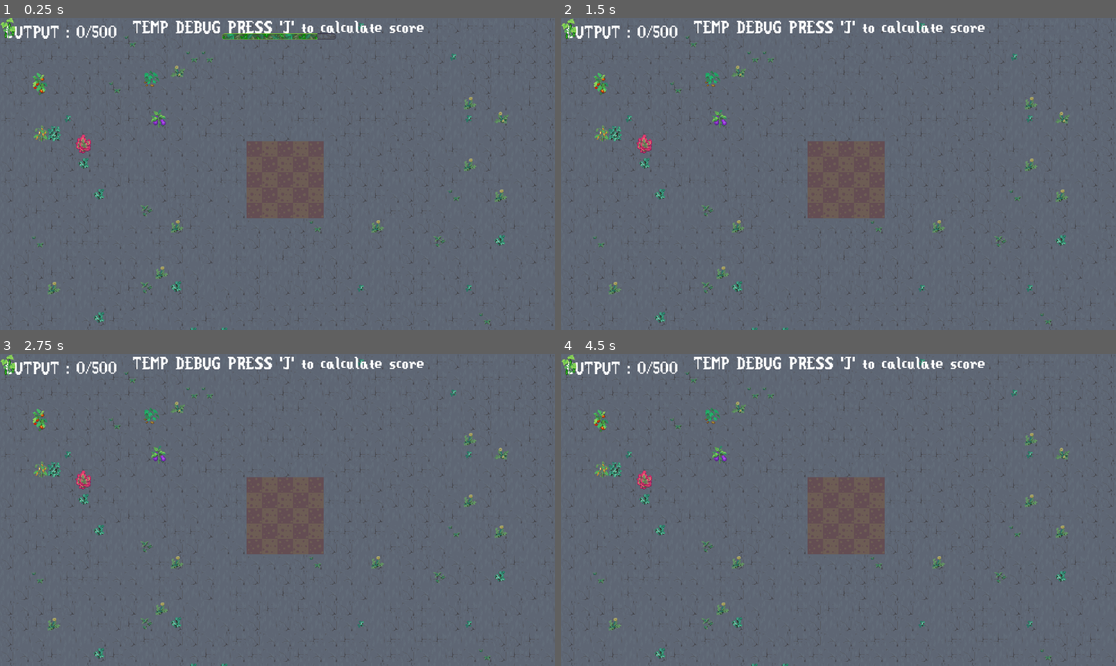
Above: before the commit, frames 1-4 (two rows, left to right).
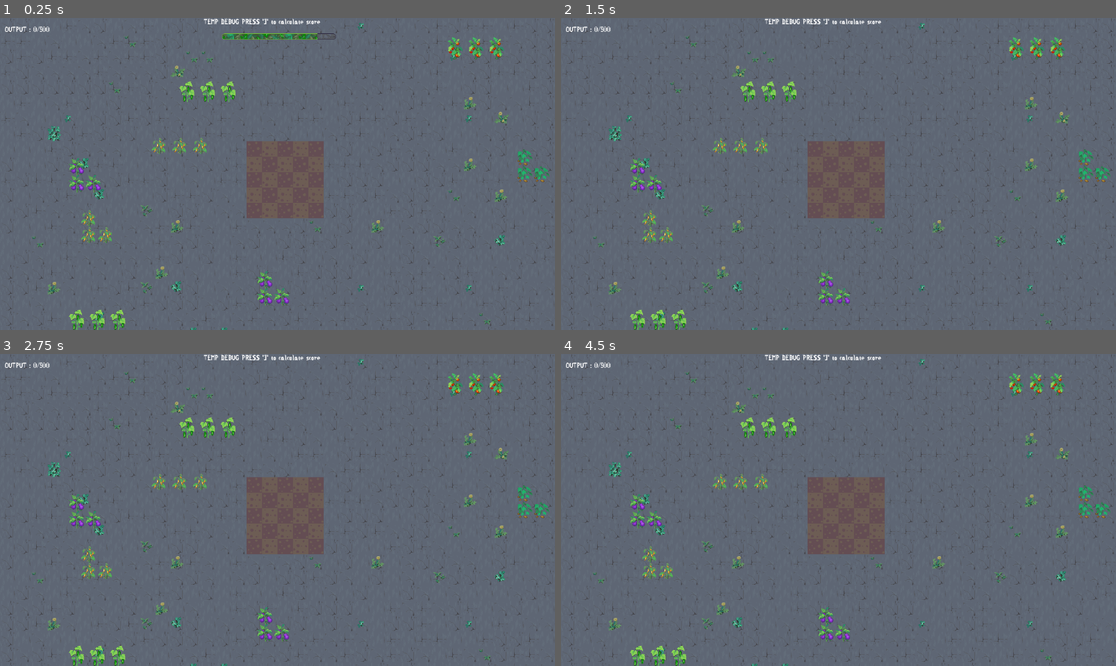
Above: after the commit, the same moments.

Repository: Ihmayor/Growup_GameJam_2025
Game: Godot game, scene res://main_garden.tscn
Same seed, same stepped clock (60 frames per second), same inputs: the game is played once before the commit and once after it.
Inputs (mouse positions are in pixels of both pictures, inside the frame that each line leads up to):
- Up to frame 1 (0.25 s): no input
- Up to frame 2 (1.5 s): tap J (test_calculate, bound only after the commit) at 0.5, 0.8, 1.25, 1.35 s; move the mouse to (566, 30) at 0.52 s; hold E (rotate_right) 0.53-1.28 s; hold Right mouse button (Shovel) 0.53-1.28 s; move the mouse to (566, 30) at 1.27 s; hold Q (rotate_left) from 1.28 s (still down)
- Up to frame 3 (2.75 s): right-click (5, 366) at 1.55 s; tap J (test_calculate, bound only after the commit) at 2, 2.3 s; move the mouse to (149, 416) at 2.02 s; release Q (rotate_left) at 2.03 s; hold E (rotate_right) from 2.03 s (still down); hold Right mouse button (Shovel) from 2.03 s (still down)
- Up to frame 4 (4.5 s): tap J (test_calculate, bound only after the commit) at 2.75, 3.5 s; move the mouse to (710, 416) at 2.77 s; release Right mouse button (Shovel) at 2.78 s; click (710, 416) at 2.85 s; right-click (710, 416) at 3.05 s; move the mouse to (599, 422) at 3.52 s; release E (rotate_right) at 3.53 s; hold J (test_calculate, bound only after the commit) 3.53-4.28 s; hold Q (rotate_left) from 3.53 s (still down); move the mouse to (599, 422) at 4.27 s; right-click (599, 422) at 4.35 s

The runs differ from the first frame. In frame 1, 3.7% of the frame differs, in the area x 0-99%, y 0-100%; in frame 2, 3.7%; in frame 3, 3.7%; in frame 4, 3.7%.

Commit message:
Loads trominos on runtime

Diff:
--- a/grow_up_game_jam_2025/CurveTromino.tscn
+++ /dev/null
@@ -1,26 +0,0 @@
-[gd_scene load_steps=5 format=3 uid="uid://babwb0hbuflxg"]
-
-[ext_resource type="PackedScene" uid="uid://clcpi0nnnycif" path="res://scenes/Plant.tscn" id="1_87f1h"]
-[ext_resource type="PackedScene" uid="uid://b7ohs74b7dwdn" path="res://scenes/Flower.tscn" id="2_dej1l"]
-
-[sub_resource type="RectangleShape2D" id="RectangleShape2D_qodtd"]
-size = Vector2(28, 72)
-
-[sub_resource type="RectangleShape2D" id="RectangleShape2D_87f1h"]
-size = Vector2(42, 35)
-
-[node name="TextureRect2" instance=ExtResource("1_87f1h")]
-
-[node name="CollisionShape2D" parent="Area2D" index="0"]
-position = Vector2(17, -8)
-shape = SubResource("RectangleShape2D_qodtd")
-
-[node name="CollisionShape2D2" type="CollisionShape2D" parent="Area2D" index="1"]
-position = Vector2(53, 10.5)
-shape = SubResource("RectangleShape2D_87f1h")
-
-[node name="Flower2" parent="Images" index="1" instance=ExtResource("2_dej1l")]
-position = Vector2(43, 0)
-
-[node name="Flower3" parent="Images" index="2" instance=ExtResource("2_dej1l")]
-position = Vector2(0, -37)
--- a/grow_up_game_jam_2025/LineTromino.tscn
+++ /dev/null
@@ -1,21 +0,0 @@
-[gd_scene load_steps=5 format=3 uid="uid://cm4d04vosg7o0"]
-
-[ext_resource type="PackedScene" uid="uid://clcpi0nnnycif" path="res://scenes/Plant.tscn" id="1_n7a2i"]
-[ext_resource type="Resource" uid="uid://b7kpi1wb3pw1o" path="res://scripts/resources/plant_data/Cucumber.tres" id="2_ag33v"]
-[ext_resource type="PackedScene" uid="uid://b7ohs74b7dwdn" path="res://scenes/Flower.tscn" id="3_hp2w7"]
-
-[sub_resource type="RectangleShape2D" id="RectangleShape2D_ro8ds"]
-size = Vector2(101, 35)
-
-[node name="TextureRect2" instance=ExtResource("1_n7a2i")]
-plant_data = ExtResource("2_ag33v")
-
-[node name="CollisionShape2D" parent="Area2D" index="0"]
-position = Vector2(16.5, 10.5)
-shape = SubResource("RectangleShape2D_ro8ds")
-
-[node name="Flower2" parent="Images" index="1" instance=ExtResource("3_hp2w7")]
-position = Vector2(-43, 0)
-
-[node name="Flower3" parent="Images" index="2" instance=ExtResource("3_hp2w7")]
-position = Vector2(43, 0)
--- a/grow_up_game_jam_2025/main_garden.tscn
+++ b/grow_up_game_jam_2025/main_garden.tscn
@@ -2,12 +2,12 @@
 
 [ext_resource type="Script" uid="uid://wihnhlq7pyh2" path="res://GameManager.gd" id="1_63p7w"]
 [ext_resource type="PackedScene" uid="uid://bbv1r3rtxaboq" path="res://scenes/GardenUI.tscn" id="1_ie1wt"]
-[ext_resource type="Resource" uid="uid://dknowm460oe3b" path="res://scripts/resources/Level.tres" id="2_56tkj"]
+[ext_resource type="Resource" uid="uid://dknowm460oe3b" path="res://scripts/Resources/Level.tres" id="2_56tkj"]
 [ext_resource type="Script" uid="uid://blqsq45frkw4" path="res://hud.gd" id="2_j5ia0"]
-[ext_resource type="Resource" uid="uid://cyji6a6nuw4ro" path="res://scripts/resources/player_data.tres" id="3_7j0uk"]
-[ext_resource type="Theme" uid="uid://be0cfe1malgy4" path="res://scripts/resources/Theme/Main_Theme.tres" id="5_0xhk5"]
+[ext_resource type="Resource" uid="uid://cyji6a6nuw4ro" path="res://scripts/Resources/player_data.tres" id="3_7j0uk"]
+[ext_resource type="Theme" uid="uid://be0cfe1malgy4" path="res://scripts/Resources/Theme/Main_Theme.tres" id="5_0xhk5"]
 [ext_resource type="PackedScene" uid="uid://dmhe7nvh3gme7" path="res://scenes/UI/timer_progress_bar.tscn" id="6_0xhk5"]
-[ext_resource type="TileSet" uid="uid://d1g51ptji4qmm" path="res://scripts/resources/main_tile_set.tres" id="7_vqwtp"]
+[ext_resource type="TileSet" uid="uid://d1g51ptji4qmm" path="res://scripts/Resources/main_tile_set.tres" id="7_vqwtp"]
 
 [node name="Node2D" type="Node2D"]
 script = ExtResource("1_63p7w")
--- a/grow_up_game_jam_2025/project.godot
+++ b/grow_up_game_jam_2025/project.godot
@@ -30,6 +30,11 @@
 
 [input]
 
+rotate_clockwise={
+"deadzone": 0.2,
+"events": [Object(InputEventKey,"resource_local_to_scene":false,"resource_name":"","device":-1,"window_id":0,"alt_pressed":false,"shift_pressed":false,"ctrl_pressed":false,"meta_pressed":false,"pressed":false,"keycode":0,"physical_keycode":69,"key_label":0,"unicode":101,"location":0,"echo":false,"script":null)
+]
+}
 rotate_right={
 "deadzone": 0.2,
 "events": [Object(InputEventKey,"resource_local_to_scene":false,"resource_name":"","device":-1,"window_id":0,"alt_press …(192 unchanged characters)…
@@ -45,12 +50,7 @@
 "events": [Object(InputEventMouseButton,"resource_local_to_scene":false,"resource_name":"","device":-1,"window_id":0,"a …(256 unchanged characters)…
 ]
 }
-rotate_clockwise={
-"deadzone": 0.2,
-"events": [Object(InputEventKey,"resource_local_to_scene":false,"resource_name":"","device":-1,"window_id":0,"alt_pressed":false,"shift_pressed":false,"ctrl_pressed":false,"meta_pressed":false,"pressed":false,"keycode":0,"physical_keycode":69,"key_label":0,"unicode":101,"location":0,"echo":false,"script":null)
-]
-}
-Shovel={
+test_calculate={
 "deadzone": 0.2,
 "events": [Object(InputEventKey,"resource_local_to_scene":false,"resource_name":"","device":-1,"window_id":0,"alt_press …(192 unchanged characters)…
 ]
--- a/grow_up_game_jam_2025/scenes/Flower.tscn
+++ b/grow_up_game_jam_2025/scenes/Flower.tscn
@@ -1,7 +1,7 @@
 [gd_scene load_steps=4 format=3 uid="uid://ck77k1kovy8d0"]
 
 [ext_resource type="Texture2D" uid="uid://cxgb3x1a713lc" path="res://Assets/Sprites/VegLettuceStanding.png" id="2_pk8at"]
-[ext_resource type="Script" path="res://scripts/resources/Placement/Plant.gd" id="2_sae6b"]
+[ext_resource type="Script" uid="uid://cmoj0c8ducou0" path="res://scripts/Resources/Placement/Plant.gd" id="2_sae6b"]
 
 [sub_resource type="RectangleShape2D" id="RectangleShape2D_sae6b"]
 size = Vector2(26, 22)
--- a/grow_up_game_jam_2025/scenes/GardenUI.tscn
+++ b/grow_up_game_jam_2025/scenes/GardenUI.tscn
@@ -1,15 +1,15 @@
 [gd_scene load_steps=15 format=3 uid="uid://bbv1r3rtxaboq"]
 
 [ext_resource type="Script" uid="uid://moxmumwfntxg" path="res://scenes/garden_grid.gd" id="1_rpbvd"]
-[ext_resource type="Theme" uid="uid://be0cfe1malgy4" path="res://scripts/resources/Theme/Main_Theme.tres" id="2_bwvbm"]
+[ext_resource type="Theme" uid="uid://be0cfe1malgy4" path="res://scripts/Resources/Theme/Main_Theme.tres" id="2_bwvbm"]
 [ext_resource type="Texture2D" uid="uid://dn30m6j3daakw" path="res://Assets/Sprites/Ground.png" id="3_nw0t6"]
-[ext_resource type="Resource" uid="uid://dq021g682x5hl" path="res://scripts/resources/plant_data/Tomato.tres" id="4_bwvbm"]
-[ext_resource type="Resource" uid="uid://b7kpi1wb3pw1o" path="res://scripts/resources/plant_data/Cucumber.tres" id="5_uidg8"]
-[ext_resource type="Resource" uid="uid://bt73q2gq4s313" path="res://scripts/resources/plant_data/Eggplant.tres" id="6_uidg8"]
-[ext_resource type="Resource" uid="uid://o54fv0lu1jdf" path="res://scripts/resources/plant_data/Lettuce.tres" id="7_hbwtr"]
-[ext_resource type="Resource" uid="uid://1mdl623pu2h5" path="res://scripts/resources/plant_data/Pepper.tres" id="8_c63eo"]
-[ext_resource type="Resource" uid="uid://c4ujxhrs1k5b" path="res://scripts/resources/plant_data/Potato.tres" id="9_pum5k"]
-[ext_resource type="PackedScene" uid="uid://dbqi327hovrg7" path="res://scenes/Plant.tscn" id="10_uidg8"]
+[ext_resource type="Resource" uid="uid://dq021g682x5hl" path="res://scripts/Resources/plant_data/Tomato.tres" id="4_bwvbm"]
+[ext_resource type="Resource" uid="uid://b7kpi1wb3pw1o" path="res://scripts/Resources/plant_data/Cucumber.tres" id="5_uidg8"]
+[ext_resource type="Script" uid="uid://drng3ht5od8gi" path="res://scripts/Resources/Plant.gd" id="6_hbwtr"]
+[ext_resource type="Resource" uid="uid://bt73q2gq4s313" path="res://scripts/Resources/plant_data/Eggplant.tres" id="6_uidg8"]
+[ext_resource type="Resource" uid="uid://o54fv0lu1jdf" path="res://scripts/Resources/plant_data/Lettuce.tres" id="7_hbwtr"]
+[ext_resource type="Resource" uid="uid://1mdl623pu2h5" path="res://scripts/Resources/plant_data/Pepper.tres" id="8_c63eo"]
+[ext_resource type="Resource" uid="uid://c4ujxhrs1k5b" path="res://scripts/Resources/plant_data/Potato.tres" id="9_pum5k"]
 
 [sub_resource type="AtlasTexture" id="AtlasTexture_bwvbm"]
 atlas = ExtResource("3_nw0t6")
@@ -39,6 +39,7 @@
 dark_planted_soil = SubResource("AtlasTexture_hbwtr")
 test = ExtResource("7_hbwtr")
 test2 = ExtResource("5_uidg8")
+all_plants = Array[ExtResource("6_hbwtr")]([ExtResource("5_uidg8"), ExtResource("6_uidg8"), ExtResource("7_hbwtr"), ExtResource("8_c63eo"), ExtResource("9_pum5k"), ExtResource("4_bwvbm")])
 
 [node name="GridContainer" type="GridContainer" parent="."]
 unique_name_in_owner = true
@@ -51,26 +52,3 @@
 size_flags_vertical = 6
 theme = ExtResource("2_bwvbm")
 columns = 5
-
-[node name="Cucumber" parent="." instance=ExtResource("10_uidg8")]
-position = Vector2(16, 21)
-
-[node name="Potato" parent="." instance=ExtResource("10_uidg8")]
-position = Vector2(314, 121)
-plant_data = ExtResource("9_pum5k")
-
-[node name="Tomato" parent="." instance=ExtResource("10_uidg8")]
-position = Vector2(83, 135)
-plant_data = ExtResource("4_bwvbm")
-
-[node name="Eggplant" parent="." instance=ExtResource("10_uidg8")]
-position = Vector2(329, 205)
-plant_data = ExtResource("6_uidg8")
-
-[node name="Pepper" parent="." instance=ExtResource("10_uidg8")]
-position = Vector2(85, 235)
-plant_data = ExtResource("8_c63eo")
-
-[node name="Lettuce" parent="." instance=ExtResource("10_uidg8")]
-position = Vector2(173, 259)
-plant_data = ExtResource("7_hbwtr")
--- a/grow_up_game_jam_2025/scenes/Plant.tscn
+++ b/grow_up_game_jam_2025/scenes/Plant.tscn
@@ -1,7 +1,7 @@
 [gd_scene load_steps=5 format=3 uid="uid://dbqi327hovrg7"]
 
-[ext_resource type="Script" uid="uid://d1yo41m5b6amx" path="res://scripts/resources/Placement/Place.gd" id="1_hjoi0"]
-[ext_resource type="Resource" uid="uid://b7kpi1wb3pw1o" path="res://scripts/resources/plant_data/Cucumber.tres" id="2_0app1"]
+[ext_resource type="Script" uid="uid://d1yo41m5b6amx" path="res://scripts/Resources/Placement/Place.gd" id="1_hjoi0"]
+[ext_resource type="Resource" uid="uid://b7kpi1wb3pw1o" path="res://scripts/Resources/plant_data/Cucumber.tres" id="2_0app1"]
 [ext_resource type="PackedScene" uid="uid://ck77k1kovy8d0" path="res://scenes/Flower.tscn" id="3_0app1"]
 
 [sub_resource type="RectangleShape2D" id="RectangleShape2D_ftafd"]
--- a/grow_up_game_jam_2025/scenes/garden_grid.gd
+++ b/grow_up_game_jam_2025/scenes/garden_grid.gd
@@ -15,16 +15,32 @@
 @export var test: Plant
 @export var test2: Plant
 
+var tromino = preload("res://scripts/tromino/CurveTromino.tscn")
+var tromino2 = preload("res://scripts/tromino/LineTromino.tscn")
+
+
+@export var all_plants: Array[Plant]
 
 var grid_size: int = 32
 func _ready():
 	%GridContainer.columns = grid_width
+	var size_window : Vector2 = get_window().size
+
+	var trominos = [tromino, tromino2]
+	print("check")
+	for i in range(8):
+		var object:DraggablePlant = trominos.pick_random().instantiate()
+		add_child(object)
+		object.global_position = Vector2(randf_range(0, size_window.x), randf_range(0, size_window.y))
+		var test = all_plants.pick_random()
+		object.plant_data = test
+		object.UpdateImages()
+
 	generate_grid()
 
 func _process(delta: float):
 	%GridContainer.global_position = ((get_window().size - Vector2i(grid_width * grid_size,grid_height * grid_size))/2)
 	%GridContainer.global_position = round (%GridContainer.global_position / grid_size) * grid_size
-
 
 func generate_grid() -> void:
 	var alt: bool = false
--- a/grow_up_game_jam_2025/scenes/start_scene.tscn
+++ b/grow_up_game_jam_2025/scenes/start_scene.tscn
@@ -1,7 +1,7 @@
 [gd_scene load_steps=3 format=3 uid="uid://c3kxwube2sd38"]
 
 [ext_resource type="PackedScene" uid="uid://14kx06325vrt" path="res://scenes/UI/text_box.tscn" id="1_cokmr"]
-[ext_resource type="Theme" uid="uid://be0cfe1malgy4" path="res://scripts/resources/Theme/Main_Theme.tres" id="2_3tgnh"]
+[ext_resource type="Theme" uid="uid://be0cfe1malgy4" path="res://scripts/Resources/Theme/Main_Theme.tres" id="2_3tgnh"]
 
 [node name="StartScene" type="Node2D"]
 
@@ -32,9 +32,10 @@
 layout_mode = 2
 theme = ExtResource("2_3tgnh")
 theme_override_font_sizes/font_size = 80
-text = "NOT NEXT TO MY TOMATOES!"
+text = "Plant Pals"
 
 [node name="Button" type="Button" parent="CanvasLayer/Control/CenterContainer/VBoxContainer"]
 layout_mode = 2
+theme = ExtResource("2_3tgnh")
 text = "PLAY
 "
--- a/grow_up_game_jam_2025/scripts/resources/Level.tres
+++ b/grow_up_game_jam_2025/scripts/resources/Level.tres
@@ -1,6 +1,6 @@
 [gd_resource type="Resource" script_class="LevelData" load_steps=2 format=3 uid="uid://dknowm460oe3b"]
 
-[ext_resource type="Script" uid="uid://cwhcstbcw52qv" path="res://scripts/resources/LevelData.gd" id="1_le6bl"]
+[ext_resource type="Script" uid="uid://cwhcstbcw52qv" path="res://scripts/Resources/LevelData.gd" id="1_le6bl"]
 
 [resource]
 script = ExtResource("1_le6bl")
--- a/grow_up_game_jam_2025/scripts/resources/Placement/Plant.gd
+++ b/grow_up_game_jam_2025/scripts/resources/Placement/Plant.gd
@@ -33,7 +33,7 @@
 
 
 func Shovel ():
-	#print("Shoveled")
+	print("Shoveled")
 	isPlanted = true
 	global_position -= Vector2(0, -shoveledRecess)
 	pass
--- a/grow_up_game_jam_2025/scripts/resources/Theme/Main_Theme.tres
+++ b/grow_up_game_jam_2025/scripts/resources/Theme/Main_Theme.tres
@@ -1,10 +1,10 @@
 [gd_resource type="Theme" load_steps=2 format=3 uid="uid://be0cfe1malgy4"]
 
-[ext_resource type="FontFile" uid="uid://diutktenf3qcv" path="res://Assets/UI/GameFont.otf" id="1_q45ni"]
+[ext_resource type="FontFile" uid="uid://diutktenf3qcv" path="res://Assets/UI/GameFont.otf" id="1_t33p7"]
 
 [resource]
 GridContainer/constants/h_separation = 0
 GridContainer/constants/v_separation = 0
 HBoxContainer/constants/separation = 0
-Label/font_sizes/font_size = 40
-Label/fonts/font = ExtResource("1_q45ni")
+Label/font_sizes/font_size = 16
+Label/fonts/font = ExtResource("1_t33p7")
--- a/grow_up_game_jam_2025/scripts/resources/plant_data/Cucumber.tres
+++ b/grow_up_game_jam_2025/scripts/resources/plant_data/Cucumber.tres
@@ -1,7 +1,7 @@
 [gd_resource type="Resource" script_class="Plant" load_steps=3 format=3 uid="uid://b7kpi1wb3pw1o"]
 
 [ext_resource type="Texture2D" uid="uid://c4lm1eqpqfofv" path="res://Assets/Sprites/VegCukeStanding.png" id="1_au085"]
-[ext_resource type="Script" uid="uid://drng3ht5od8gi" path="res://scripts/resources/Plant.gd" id="1_l0gaf"]
+[ext_resource type="Script" uid="uid://drng3ht5od8gi" path="res://scripts/Resources/Plant.gd" id="1_l0gaf"]
 
 [resource]
 script = ExtResource("1_l0gaf")
--- a/grow_up_game_jam_2025/scripts/resources/plant_data/Eggplant.tres
+++ b/grow_up_game_jam_2025/scripts/resources/plant_data/Eggplant.tres
@@ -1,7 +1,7 @@
 [gd_resource type="Resource" script_class="Plant" load_steps=3 format=3 uid="uid://bt73q2gq4s313"]
 
 [ext_resource type="Texture2D" uid="uid://bkcitguhniaxc" path="res://Assets/Sprites/VegEggplantStanding.png" id="1_6rh25"]
-[ext_resource type="Script" uid="uid://drng3ht5od8gi" path="res://scripts/resources/Plant.gd" id="1_jy1ui"]
+[ext_resource type="Script" uid="uid://drng3ht5od8gi" path="res://scripts/Resources/Plant.gd" id="1_jy1ui"]
 
 [resource]
 script = ExtResource("1_jy1ui")
--- a/grow_up_game_jam_2025/scripts/resources/plant_data/Lettuce.tres
+++ b/grow_up_game_jam_2025/scripts/resources/plant_data/Lettuce.tres
@@ -1,6 +1,6 @@
 [gd_resource type="Resource" script_class="Plant" load_steps=3 format=3 uid="uid://o54fv0lu1jdf"]
 
-[ext_resource type="Script" uid="uid://drng3ht5od8gi" path="res://scripts/resources/Plant.gd" id="1_6sxgd"]
+[ext_resource type="Script" uid="uid://drng3ht5od8gi" path="res://scripts/Resources/Plant.gd" id="1_6sxgd"]
 [ext_resource type="Texture2D" uid="uid://cxgb3x1a713lc" path="res://Assets/Sprites/VegLettuceStanding.png" id="1_pug1w"]
 
 [resource]
--- a/grow_up_game_jam_2025/scripts/resources/plant_data/Pepper.tres
+++ b/grow_up_game_jam_2025/scripts/resources/plant_data/Pepper.tres
@@ -1,6 +1,6 @@
 [gd_resource type="Resource" script_class="Plant" load_steps=3 format=3 uid="uid://1mdl623pu2h5"]
 
-[ext_resource type="Script" uid="uid://drng3ht5od8gi" path="res://scripts/resources/Plant.gd" id="1_a15nj"]
+[ext_resource type="Script" uid="uid://drng3ht5od8gi" path="res://scripts/Resources/Plant.gd" id="1_a15nj"]
 [ext_resource type="Texture2D" uid="uid://n21p34r4kt4j" path="res://Assets/Sprites/VegPepperStanding.png" id="1_ygcjo"]
 
 [resource]
--- a/grow_up_game_jam_2025/scripts/resources/plant_data/Potato.tres
+++ b/grow_up_game_jam_2025/scripts/resources/plant_data/Potato.tres
@@ -1,6 +1,6 @@
 [gd_resource type="Resource" script_class="Plant" load_steps=3 format=3 uid="uid://c4ujxhrs1k5b"]
 
-[ext_resource type="Script" uid="uid://drng3ht5od8gi" path="res://scripts/resources/Plant.gd" id="1_1b04m"]
+[ext_resource type="Script" uid="uid://drng3ht5od8gi" path="res://scripts/Resources/Plant.gd" id="1_1b04m"]
 [ext_resource type="Texture2D" uid="uid://pjxspaayjf0x" path="res://Assets/Sprites/VegPotatoStanding.png" id="1_3l1sd"]
 
 [resource]
--- a/grow_up_game_jam_2025/scripts/resources/plant_data/Tomato.tres
+++ b/grow_up_game_jam_2025/scripts/resources/plant_data/Tomato.tres
@@ -1,7 +1,7 @@
 [gd_resource type="Resource" script_class="Plant" load_steps=3 format=3 uid="uid://dq021g682x5hl"]
 
 [ext_resource type="Texture2D" uid="uid://bgfd7rxlxmvbl" path="res://Assets/Sprites/VegTomatoStanding.png" id="1_nf6pb"]
-[ext_resource type="Script" uid="uid://drng3ht5od8gi" path="res://scripts/resources/Plant.gd" id="1_smgcc"]
+[ext_resource type="Script" uid="uid://drng3ht5od8gi" path="res://scripts/Resources/Plant.gd" id="1_smgcc"]
 
 [resource]
 script = ExtResource("1_smgcc")
--- a/grow_up_game_jam_2025/scripts/resources/player_data.tres
+++ b/grow_up_game_jam_2025/scripts/resources/player_data.tres
@@ -1,6 +1,6 @@
 [gd_resource type="Resource" script_class="PlayerData" load_steps=2 format=3 uid="uid://cyji6a6nuw4ro"]
 
-[ext_resource type="Script" uid="uid://dc1oex8wrw780" path="res://scripts/resources/PlayerData.gd" id="1_lvxin"]
+[ext_resource type="Script" uid="uid://dc1oex8wrw780" path="res://scripts/Resources/PlayerData.gd" id="1_lvxin"]
 
 [resource]
 script = ExtResource("1_lvxin")
--- /dev/null
+++ b/grow_up_game_jam_2025/scripts/tromino/CurveTromino.tscn
@@ -0,0 +1,26 @@
+[gd_scene load_steps=5 format=3 uid="uid://babwb0hbuflxg"]
+
+[ext_resource type="PackedScene" uid="uid://dbqi327hovrg7" path="res://scenes/Plant.tscn" id="1_baqx0"]
+[ext_resource type="PackedScene" uid="uid://ck77k1kovy8d0" path="res://scenes/Flower.tscn" id="2_tfn57"]
+
+[sub_resource type="RectangleShape2D" id="RectangleShape2D_qodtd"]
+size = Vector2(25, 56)
+
+[sub_resource type="RectangleShape2D" id="RectangleShape2D_87f1h"]
+size = Vector2(32, 22)
+
+[node name="TextureRect2" instance=ExtResource("1_baqx0")]
+
+[node name="CollisionShape2D" parent="Area2D" index="0"]
+position = Vector2(14.5, -7)
+shape = SubResource("RectangleShape2D_qodtd")
+
+[node name="CollisionShape2D2" type="CollisionShape2D" parent="Area2D" index="1"]
+position = Vector2(48, 10)
+shape = SubResource("RectangleShape2D_87f1h")
+
+[node name="Flower2" parent="Images" index="1" instance=ExtResource("2_tfn57")]
+position = Vector2(35, 0)
+
+[node name="Flower3" parent="Images" index="2" instance=ExtResource("2_tfn57")]
+position = Vector2(0, -35)
--- /dev/null
+++ b/grow_up_game_jam_2025/scripts/tromino/LineTromino.tscn
@@ -0,0 +1,19 @@
+[gd_scene load_steps=4 format=3 uid="uid://cm4d04vosg7o0"]
+
+[ext_resource type="PackedScene" uid="uid://dbqi327hovrg7" path="res://scenes/Plant.tscn" id="1_a5d2i"]
+[ext_resource type="PackedScene" uid="uid://ck77k1kovy8d0" path="res://scenes/Flower.tscn" id="2_qhf02"]
+
+[sub_resource type="RectangleShape2D" id="RectangleShape2D_ro8ds"]
+size = Vector2(101, 35)
+
+[node name="TextureRect2" instance=ExtResource("1_a5d2i")]
+
+[node name="CollisionShape2D" parent="Area2D" index="0"]
+position = Vector2(16.5, 10.5)
+shape = SubResource("RectangleShape2D_ro8ds")
+
+[node name="Flower2" parent="Images" index="1" instance=ExtResource("2_qhf02")]
+position = Vector2(-43, 0)
+
+[node name="Flower3" parent="Images" index="2" instance=ExtResource("2_qhf02")]
+position = Vector2(43, 0)
